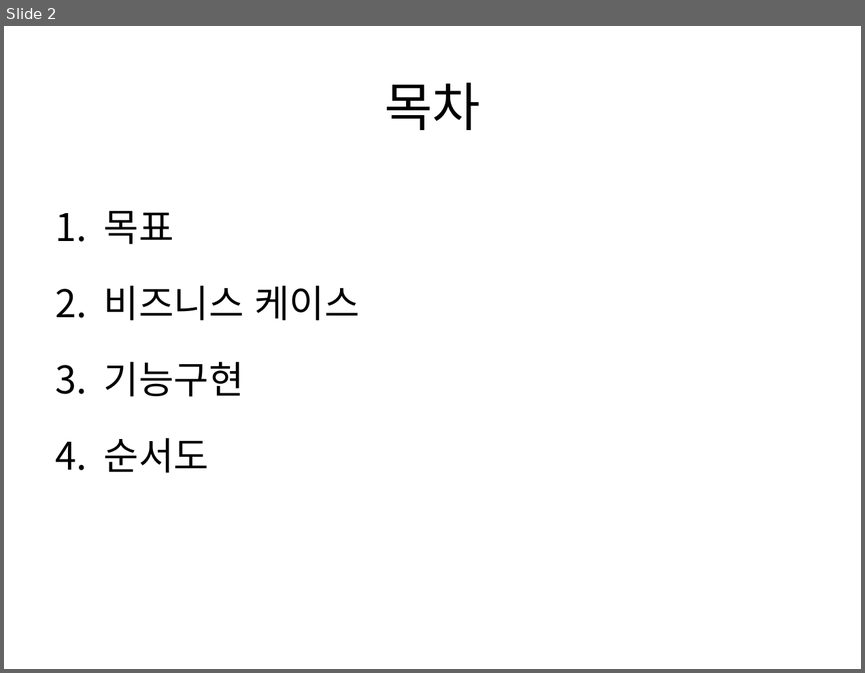
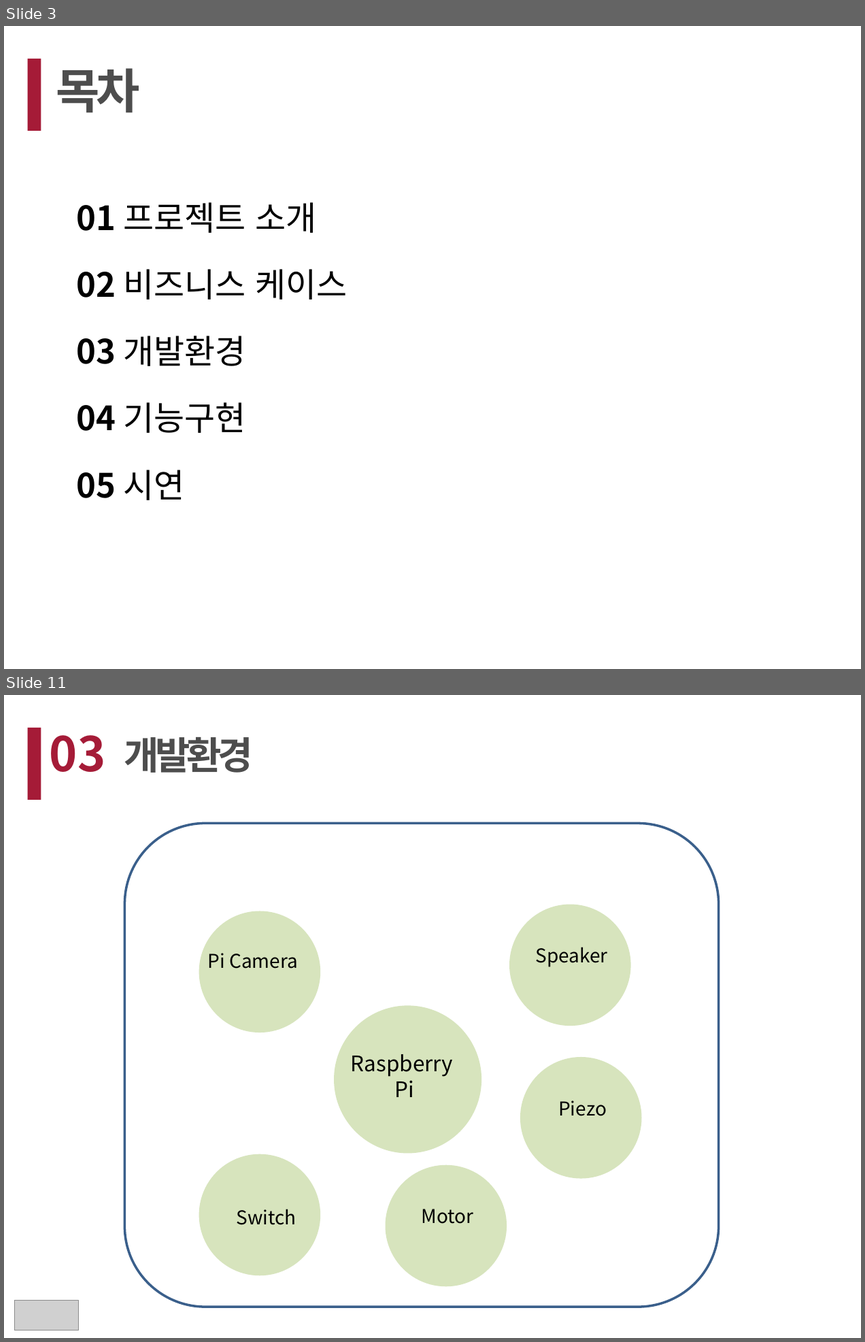
Before and after one commit to choitom/LG_SW_SMART_DOOR, a slide deck: smart_door.pptx. Shown one above the other, each under a label of ours: slide 2 before the commit, slides 3 and 11 after it; the slides between them are not shown. The pictures are 865x673 and 865x1342 pixels, drawn with LibreOffice and Linux fonts; fonts in the diff are those of the drawing; grey boxes stand for pictures. Boxes give left, top, right and bottom in pixels: in the first picture for what was removed or moved away, otherwise in the second. Text is boxed around its words. In the diff, an @@ line names an element or a change of style, - is before the commit and + after.

```diff
--- a/smart_door.pptx
+++ b/smart_door.pptx
@@ slide 11 added at bbox=[4, 695, 861, 1338], background #FFFFFF @@
@@ rectangle added at bbox=[28, 728, 41, 800], fill #A51B37 @@
@@ text added at bbox=[50, 735, 106, 772], 40 pt, text #A51B37, bold @@
+03
@@ text added at bbox=[124, 737, 253, 773], 32 pt, text #4D4D4D, bold @@
+개발환경
@@ rounded rectangle added at bbox=[125, 824, 719, 1307], outline #3A5F8C 2 pt @@
@@ ellipse added at bbox=[199, 911, 321, 1032], fill #D7E4BD @@
@@ ellipse added at bbox=[509, 904, 631, 1025], fill #D7E4BD @@
@@ text added at bbox=[208, 953, 298, 968], 16 pt, text #000000 @@
+Pi Camera
@@ text added at bbox=[536, 947, 608, 967], 16 pt, text #000000 @@
+Speaker
@@ ellipse added at bbox=[334, 1005, 481, 1153], fill #D7E4BD @@
@@ text added at bbox=[351, 1054, 453, 1097], 18 pt, text #000000 @@
+Raspberry
+Pi
@@ ellipse added at bbox=[520, 1057, 641, 1178], fill #D7E4BD @@
@@ text added at bbox=[558, 1100, 606, 1116], 16 pt, text #000000 @@
+Piezo
@@ ellipse added at bbox=[199, 1153, 321, 1275], fill #D7E4BD @@
@@ ellipse added at bbox=[385, 1164, 507, 1286], fill #D7E4BD @@
@@ text added at bbox=[237, 1208, 296, 1225], 16 pt, text #000000 @@
+Switch
@@ text added at bbox=[422, 1208, 474, 1223], 16 pt, text #000000 @@
+Motor
@@ picture added at bbox=[14, 1300, 79, 1330] @@
@@ what was slide 2 is now slide 3 @@
@@ slide 3 changed as well @@
@@ rectangle added at bbox=[28, 59, 41, 131], fill #A51B37 @@
@@ text "목차": place and size @@
-text "목차" at bbox=[384, 82, 481, 130]
+text "목차" at bbox=[56, 68, 140, 113]
@@ text "목차" at bbox=[56, 68, 140, 113]: size 44 to 40 pt, text colour #000000 to #4D4D4D, letter spacing 0 to -3 pt, bold on; alignment centre to justified; vertical alignment middle to top @@
@@ text at bbox=[77, 202, 347, 500]: text changed; size 32 to 28 pt @@
-1. 목표
-2. 비즈니스 케이스
-3. 기능구현
-4. 순서도
+01 프로젝트 소개
+02 비즈니스 케이스
+03 개발환경
+04 기능구현
+05 시연
```
Also in this commit, not shown: 3 other slides changed, 14 other slides added, 4 slides removed.
